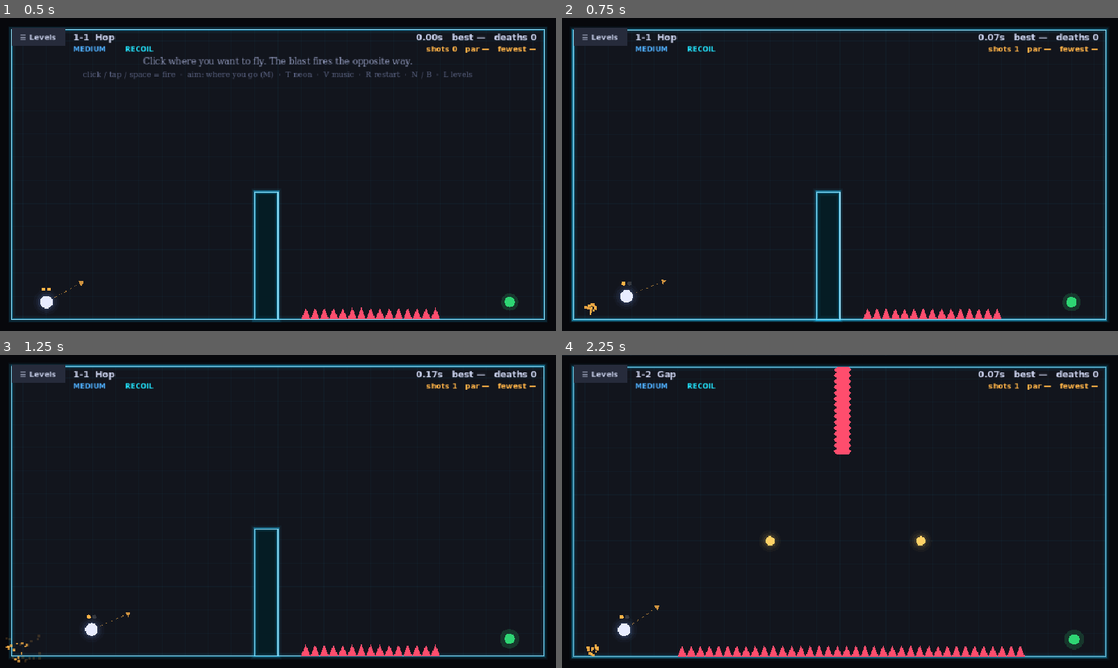
Above: before the commit, frames 1-4 (two rows, left to right).
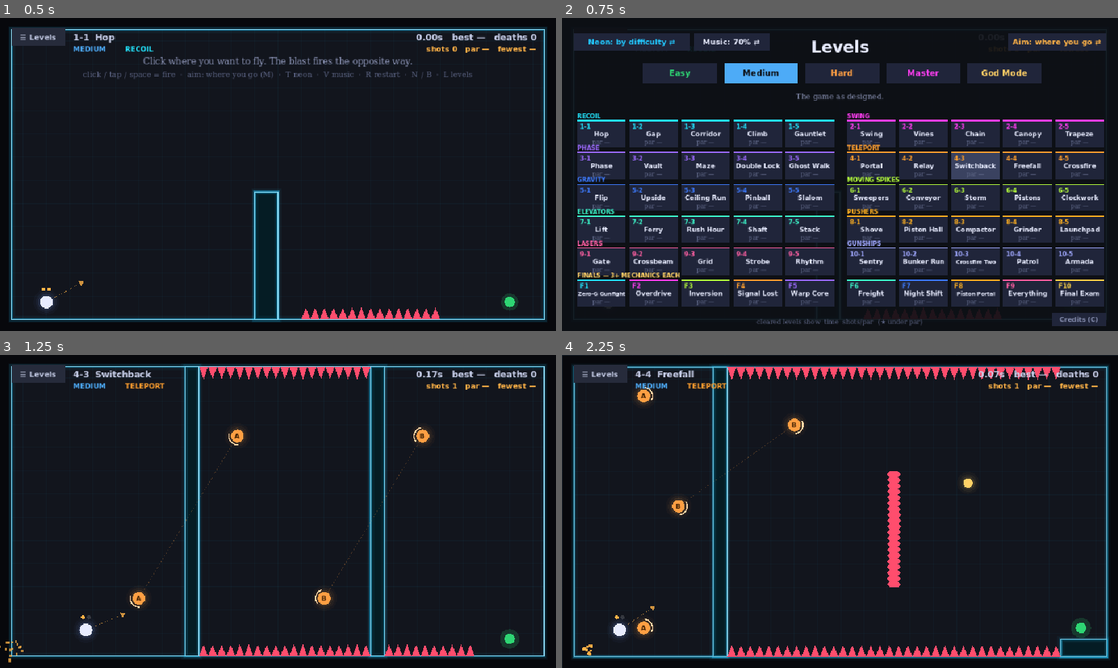
Above: after the commit, the same moments.

Repository: fallenjashin/Do-You-Got-Skill
Game: Godot game, scene res://scenes/main.tscn
Same seed, same stepped clock (60 frames per second), same inputs: the game is played once before the commit and once after it.
Inputs (mouse positions are in pixels of both pictures, inside the frame that each line leads up to):
- Up to frame 1 (0.5 s): no input
- Up to frame 2 (0.75 s): tap Enter at 0.5 s; move the mouse to (962, 158) at 0.52 s; tap C at 0.6 s; click (962, 158) at 0.67 s
- Up to frame 3 (1.25 s): tap Space at 0.77, 1.07 s; tap R at 0.8 s
- Up to frame 4 (2.25 s): drag from (728, 527) to (812, 574) at 1.27 s; move the mouse to (895, 442) at 2.02 s; tap N at 2.1 s; click (895, 442) at 2.17 s

Frame 1 is identical in both runs. In frame 2, 56% of the frame differs, in the area x 1-99%, y 3-99%; in frame 3, 6.5%; in frame 4, 8.1%.

Commit message:
Music: DavidKBD's Code Injection pack, a track per world, plus a credits screen
- Replaced the previous five tracks with all 14 tracks of "Code Injection
  Dark Techno Music Pack" by DavidKBD (CC BY 4.0). Files are the artist's
  untouched loops (renamed only)
- Each of the 10 worlds has its own track; Finals 1-5, Finals 6-9, the
  Final Exam and God Mode each have their own
- Loudness differences (~3 dB) evened out in-game per track (GAIN_DB)
  instead of re-encoding the audio
- In-game Credits screen (C, or button on the level screen) with the
  required attributions: music (CC BY 4.0), Godot (MIT), DejaVu font
- CREDITS.md and README updated; gameplay test checks the track for every
  world, finals, Final Exam, God Mode, and the credits screen (33 checks)

Co-Authored-By: Claude Opus 5.5 <noreply@anthropic.com>
Claude-Session: https://claude.ai/code/session_01ERQJNwC3QR8teR5keGxZLp

Diff:
--- a/scripts/game.gd
+++ b/scripts/game.gd
@@ -44,7 +44,7 @@
 var data: Dictionary
 var sim: Sim
 var li := 0
-var view := "play"            # "play" | "menu"
+var view := "play"            # "play" | "menu" | "credits"
 var diff := "medium"
 var aim_mode := "go"          # "go" = point where you want to fly, "fire" = point where the blast goes
 var neon_mode := "difficulty" # wall colour follows "difficulty" or "world" (level group)
@@ -133,7 +133,7 @@
 	ghost = ghosts.get(key(li), null)
 	new_best = false
 	new_fewest = false
-	music.play_for_level(li)
+	music.play_for_level(li, one_life())
 
 
 ## Music volume steps: 100% → 70% → 40% → off → 100%
@@ -204,6 +204,7 @@
 const AIM_BOX := Rect2(770, 26, 170, 30)
 const NEON_BOX := Rect2(20, 26, 200, 30)
 const MUSIC_BOX := Rect2(228, 26, 130, 30)
+const CREDITS_BOX := Rect2(846, 508, 94, 24)
 
 func menu_box(i: int) -> Rect2:
 	var col := i % 10
@@ -233,6 +234,7 @@
 			KEY_M: toggle_aim()
 			KEY_T: toggle_neon()
 			KEY_V: cycle_music()
+			KEY_C: view = "menu" if view == "credits" else "credits"
 	elif e is InputEventJoypadButton and e.pressed:
 		using_pad = true
 		_pad_button(e.button_index)
@@ -277,7 +279,10 @@
 
 
 func press() -> void:
+	if view == "credits":
+		view = "menu"; return
 	if view == "menu":
+		if hit(CREDITS_BOX): view = "credits"; return
 		if hit(AIM_BOX): toggle_aim(); return
 		if hit(NEON_BOX): toggle_neon(); return
 		if hit(MUSIC_BOX): cycle_music(); return
@@ -464,6 +469,8 @@
 		_draw_done()
 	if view == "menu":
 		_draw_menu()
+	elif view == "credits":
+		_draw_credits()
 
 
 func _draw_world() -> void:
@@ -818,3 +825,26 @@
 		text(line, b.get_center().x, b.position.y + 42, 10, (C_ORB if mark != "" else C_GOAL) if bt != null else C_DIM)
 	var legend := "LB / RB difficulty · D-pad pick · A play" if using_pad else "cleared levels show  time  shots/par  (★ under par)"
 	text(legend, W / 2, 528, 11, C_DIM)
+	draw_rect(CREDITS_BOX, C_PANEL_HI if hit(CREDITS_BOX) else C_PANEL)
+	text("Credits (C)", CREDITS_BOX.get_center().x, CREDITS_BOX.position.y + 16, 11, C_SUB, "c", true)
+
+
+## Required attributions: music (CC BY 4.0), engine (MIT), symbol font (Bitstream Vera).
+func _draw_credits() -> void:
+	draw_rect(Rect2(0, 0, W, H), Color(0.05, 0.06, 0.08, 0.96))
+	text("CREDITS", W / 2, 70, 28, C_TEXT, "c", true)
+	text("MUSIC", W / 2, 112, 13, C_ORB, "c", true)
+	text("\"Code Injection Dark Techno Music Pack\" by DavidKBD", W / 2, 136, 16, C_TEXT, "c", true)
+	text("davidkbd.itch.io  ·  davidkbd.com  ·  cover art and track names by Naitsel", W / 2, 158, 12, C_SUB)
+	text("Licensed under CC BY 4.0 (creativecommons.org/licenses/by/4.0). Tracks used unmodified; volume balanced in-game.", W / 2, 178, 12, C_SUB)
+	var titles := ["01 Underbeat", "02 Behind the Darkness", "03 Synthetic Whisper", "04 Secret Dissonance",
+		"05 Into the Code Abyss", "06 Electric Inferno", "07 Binary Chaos", "08 Sentinel Cloud", "09 Ghost Steps",
+		"10 Space Echoes", "11 I.A.'s Growl", "12 Faceless Crowd", "13 Between Everyone and Anyone", "14 There's Someone Here"]
+	for i in titles.size():
+		text(titles[i], 200 + (i / 7) * 330, 210 + (i % 7) * 20, 12, C_DIM, "l")
+	text("ENGINE", W / 2, 370, 13, C_ORB, "c", true)
+	text("Made with Godot Engine  ·  godotengine.org/license", W / 2, 392, 13, C_TEXT, "c")
+	text("© 2014-present Godot Engine contributors; © 2007-2014 Juan Linietsky, Ariel Manzur. MIT license.", W / 2, 410, 11, C_SUB)
+	text("FONT", W / 2, 442, 13, C_ORB, "c", true)
+	text("Menu symbols: DejaVu Sans (Bitstream Vera Fonts license)", W / 2, 462, 12, C_SUB)
+	text("click or press C to close", W / 2, 512, 12, C_DIM)
--- a/scripts/music.gd
+++ b/scripts/music.gd
@@ -1,21 +1,39 @@
 extends Node
-## Background music: one looping track per group of worlds, crossfading when the group changes.
-##
-## Tracks are from itch.io (commercial use allowed; see CREDITS.md). They were trimmed of
-## leading silence, loudness-matched to -15 LUFS and converted to .ogg so they loop without gaps.
-## To change a track, save a new .ogg over the same file name, or edit TRACKS / track_for_level().
+## Background music: "Code Injection Dark Techno Music Pack" by DavidKBD (CC BY 4.0, see CREDITS.md).
+## Every world has its own track; the finals and God Mode have their own too.
+## The .ogg files are the artist's originals (designed to loop). Loudness differences between
+## tracks are evened out here with GAIN_DB rather than by editing the audio.
 
-const TRACKS := [
-	"res://assets/music/electronic_ambient.ogg",   # worlds 1-2   Recoil, Swing (learning; calmest)
-	"res://assets/music/cosmic_journey.ogg",       # worlds 3-4   Phase, Teleport
-	"res://assets/music/pink_bloom.ogg",           # worlds 5-6   Gravity, Moving Spikes
-	"res://assets/music/code_injection.ogg",       # worlds 7-10  Elevators, Pushers, Lasers, Gunships
-	"res://assets/music/electric_pulse.ogg",       # finals       (fastest, most intense)
+const DIR := "res://assets/music/"
+const WORLD_TRACKS := [
+	"01_underbeat",               # 1 Recoil
+	"02_behind_the_darkness",     # 2 Swing
+	"09_ghost_steps",             # 3 Phase (walking through walls)
+	"10_space_echoes",            # 4 Teleport
+	"05_into_the_code_abyss",     # 5 Gravity
+	"04_secret_dissonance",       # 6 Moving spikes
+	"03_synthetic_whisper",       # 7 Elevators
+	"12_faceless_crowd",          # 8 Pushers
+	"06_electric_inferno",        # 9 Lasers
+	"08_sentinel_cloud",          # 10 Gunships
 ]
+const FINALS_EARLY := "07_binary_chaos"                # F1-F5
+const FINALS_LATE := "11_i_a_s_growl"                  # F6-F9
+const FINAL_EXAM := "13_between_everyone_and_anyone"   # F10
+const GOD_MODE := "14_theres_someone_here"             # whole God Mode run
+
+# Measured integrated loudness (LUFS) -> gain that brings each track to about -14.5 LUFS.
+const GAIN_DB := {
+	"01_underbeat": -3.2, "02_behind_the_darkness": -3.0, "03_synthetic_whisper": -2.8,
+	"04_secret_dissonance": -0.3, "05_into_the_code_abyss": -2.4, "06_electric_inferno": -2.8,
+	"07_binary_chaos": -2.8, "08_sentinel_cloud": -0.9, "09_ghost_steps": -1.1,
+	"10_space_echoes": -0.6, "11_i_a_s_growl": -2.0, "12_faceless_crowd": -1.3,
+	"13_between_everyone_and_anyone": -3.0, "14_theres_someone_here": 0.2,
+}
 const FADE := 1.2  # seconds
 
 var volume := 0.7          # 0..1, changed from the level screen or with V
-var current := ""
+var current := ""          # track name currently playing
 var _active: AudioStreamPlayer
 var _idle: AudioStreamPlayer
 var _cache := {}
@@ -28,40 +46,39 @@
 	add_child(_idle)
 
 
-static func track_for_level(i: int) -> String:
-	if i >= 50: return TRACKS[4]   # finals
-	var world := i / 5             # 0-based world
-	if world <= 1: return TRACKS[0]
-	if world <= 3: return TRACKS[1]
-	if world <= 5: return TRACKS[2]
-	return TRACKS[3]
+static func track_for_level(i: int, god_mode := false) -> String:
+	if god_mode: return GOD_MODE
+	if i >= 59: return FINAL_EXAM
+	if i >= 55: return FINALS_LATE
+	if i >= 50: return FINALS_EARLY
+	return WORLD_TRACKS[i / 5]
 
 
-func _db(v: float) -> float:
-	return linear_to_db(v) if v > 0.001 else -80.0
+func _db() -> float:
+	if volume <= 0.001:
+		return -80.0
+	return linear_to_db(volume) + float(GAIN_DB.get(current, 0.0))
 
 
-func _load(path: String) -> AudioStream:
-	if not _cache.has(path):
+func _load(track: String) -> AudioStream:
+	if not _cache.has(track):
+		var path := DIR + track + ".ogg"
 		var s: AudioStream = load(path) if ResourceLoader.exists(path) else null
 		if s is AudioStreamOggVorbis or s is AudioStreamMP3:
 			s.loop = true
-		elif s is AudioStreamWAV:
-			s.loop_mode = AudioStreamWAV.LOOP_FORWARD
-			s.loop_end = int(s.get_length() * s.mix_rate)
-		_cache[path] = s
-	return _cache[path]
+		_cache[track] = s
+	return _cache[track]
 
 
 ## Start a track (crossfading from whatever is playing). Same track = keep playing.
-func play(path: String) -> void:
-	if path == current:
+func play(track: String) -> void:
+	if track == current:
 		return
-	var stream := _load(path)
+	var stream := _load(track)
 	if stream == null:
-		push_warning("Music file not found: " + path)
+		push_warning("Music file not found: " + DIR + track + ".ogg")
 		return
-	current = path
+	current = track
 	var old := _active
 	_active = _idle
 	_idle = old
@@ -69,19 +86,19 @@
 	_active.volume_db = -80.0
 	_active.play()
 	var tw := create_tween().set_parallel(true)
-	tw.tween_property(_active, "volume_db", _db(volume), FADE)
+	tw.tween_property(_active, "volume_db", _db(), FADE)
 	if old.playing:
 		tw.tween_property(old, "volume_db", -80.0, FADE)
 		tw.chain().tween_callback(old.stop)
 
 
-func play_for_level(i: int) -> void:
-	play(track_for_level(i))
+func play_for_level(i: int, god_mode := false) -> void:
+	play(track_for_level(i, god_mode))
 
 
 func set_volume(v: float) -> void:
 	volume = clampf(v, 0.0, 1.0)
-	_active.volume_db = _db(volume)
+	_active.volume_db = _db()
 
 
 func is_playing() -> bool:
--- a/tests/test_game.gd
+++ b/tests/test_game.gd
@@ -109,19 +109,26 @@
 	check(game.sim.ships[0].lock != null, "gunship locks on to the player")
 	check(game.level_code(12) == "3-3" and game.level_code(55) == "F6", "level codes read world-level")
 
-	# music: right track per world group, looping, volume steps saved
-	game.set_diff("medium"); game.load_level(3)
-	check(game.music.current.ends_with("electronic_ambient.ogg") and game.music.is_playing(), "worlds 1-2 play Electronic Ambient")
-	game.load_level(12)
-	check(game.music.current.ends_with("cosmic_journey.ogg"), "worlds 3-4 play Cosmic Journey")
-	game.load_level(22)
-	check(game.music.current.ends_with("pink_bloom.ogg"), "worlds 5-6 play Pink Bloom")
-	game.load_level(30)
-	check(game.music.current.ends_with("code_injection.ogg"), "worlds 7-10 play Code Injection")
-	game.load_level(48)
-	check(game.music.current.ends_with("code_injection.ogg"), "same group keeps the same track")
-	game.load_level(55)
-	check(game.music.current.ends_with("electric_pulse.ogg") and game.music._active.stream.loop, "finals play Electric Pulse, looping")
+	# music: every world its own DavidKBD track; finals and God Mode have their own
+	game.set_diff("medium")
+	var expect := {0: "01_underbeat", 7: "02_behind_the_darkness", 12: "09_ghost_steps", 17: "10_space_echoes",
+		22: "05_into_the_code_abyss", 27: "04_secret_dissonance", 32: "03_synthetic_whisper", 37: "12_faceless_crowd",
+		42: "06_electric_inferno", 47: "08_sentinel_cloud", 52: "07_binary_chaos", 57: "11_i_a_s_growl", 59: "13_between_everyone_and_anyone"}
+	var all_ok := true
+	for lvl in expect:
+		game.load_level(lvl)
+		if game.music.current != expect[lvl] or not game.music.is_playing(): all_ok = false
+	check(all_ok, "each world, the finals and Final Exam play their own track")
+	game.load_level(43)
+	check(game.music.current == "06_electric_inferno", "levels in the same world keep the same track")
+	check(game.music._active.stream.loop, "music loops")
+	game.set_diff("god"); game.start_god()
+	check(game.music.current == "14_theres_someone_here", "God Mode has its own track")
+	game.set_diff("medium"); game.load_level(0)
+	game.view = "menu"; game.aim = game.CREDITS_BOX.get_center(); game.press()
+	check(game.view == "credits", "Credits button opens the credits screen")
+	game.press()
+	check(game.view == "menu", "clicking closes credits")
 	game.music_volume = 0.7; game.cycle_music()
 	check(game.music_volume == 0.4, "V lowers music 70% -> 40%")
 	game.view = "menu"; game.aim = game.MUSIC_BOX.get_center(); game.press(); game.press()
Not shown, added: assets/music/01_underbeat.ogg.import
Not shown, added: assets/music/02_behind_the_darkness.ogg.import
Not shown, added: assets/music/03_synthetic_whisper.ogg.import
Not shown, added: assets/music/04_secret_dissonance.ogg.import
Not shown, added: assets/music/05_into_the_code_abyss.ogg.import
Not shown, added: assets/music/06_electric_inferno.ogg.import
Not shown, added: assets/music/07_binary_chaos.ogg.import
Not shown, added: assets/music/08_sentinel_cloud.ogg.import
Not shown, added: assets/music/09_ghost_steps.ogg.import
Not shown, added: assets/music/10_space_echoes.ogg.import
Not shown, added: assets/music/11_i_a_s_growl.ogg.import
Not shown, added: assets/music/12_faceless_crowd.ogg.import
(and 27 more such lines)
